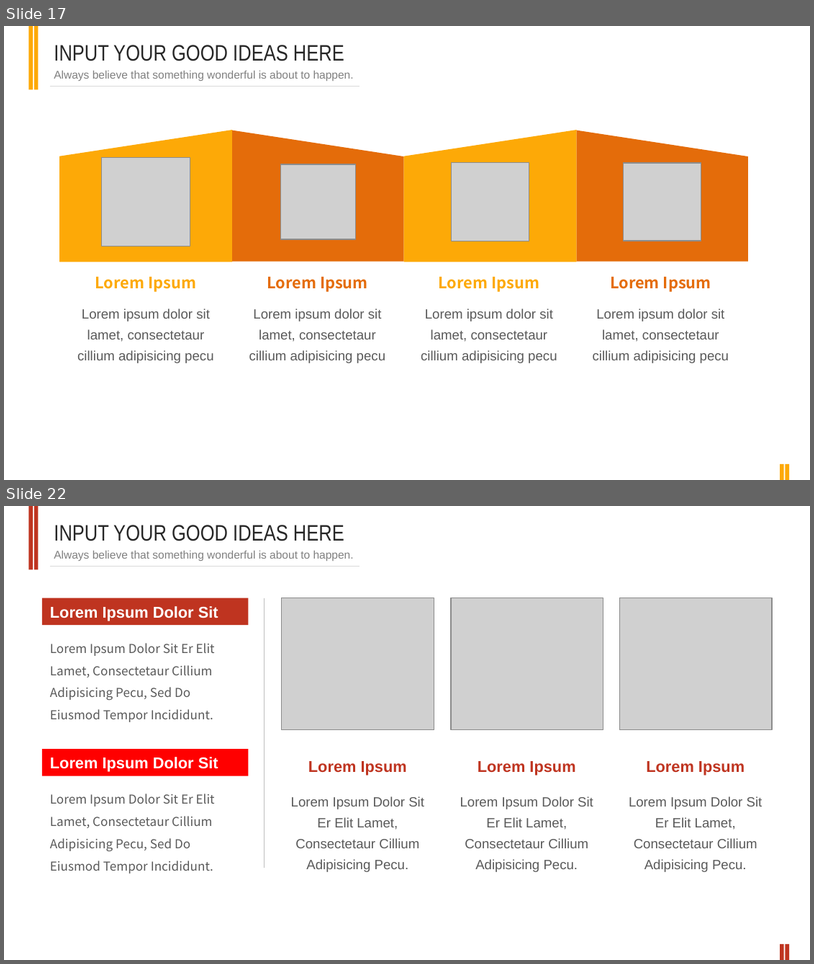
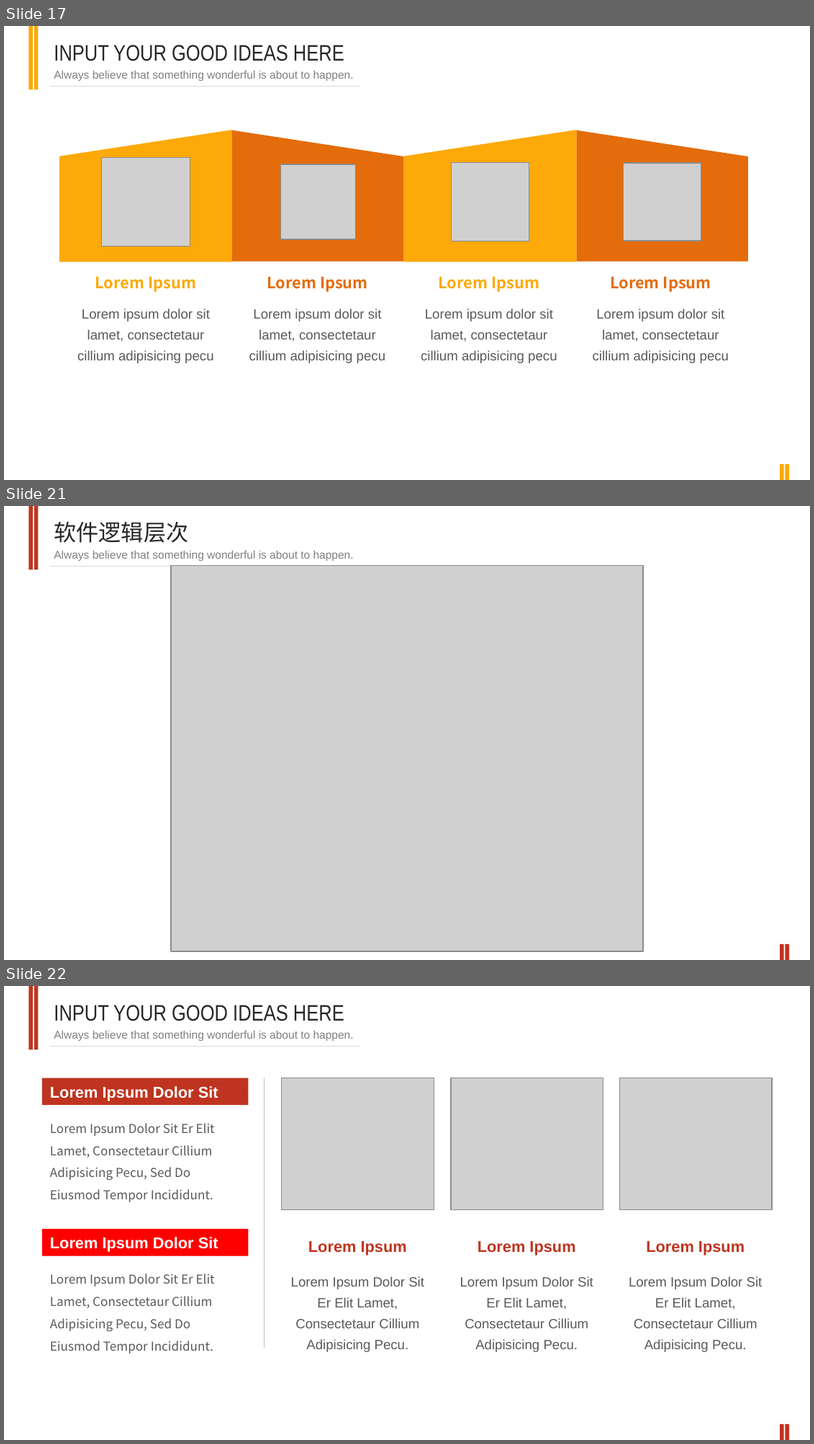
Before and after one commit to LiuWenJia-ops/LLY, a slide deck: presentation_material/开题模板.pptx. Shown one above the other, each under a label of ours: slides 17 and 22 before the commit, slides 17, 21 and 22 after it; the slides between them are not shown. The pictures are 814x964 and 814x1444 pixels, drawn with LibreOffice and Linux fonts; fonts in the diff are those of the drawing; grey boxes stand for pictures. Boxes give left, top, right and bottom in pixels: in the first picture for what was removed or moved away, otherwise in the second. Text is boxed around its words. In the diff, an @@ line names an element or a change of style, - is before the commit and + after.

```diff
--- a/presentation_material/开题模板.pptx
+++ b/presentation_material/开题模板.pptx
@@ slide 21 added at (4,506,810,960), background #FFFFFF; not listed: 5 template elements that a slide beside it also shows @@
@@ text added at (54,522,188,543), 20 pt, text #262626 @@
+软件逻辑层次
@@ text added at (54,551,354,561), 10 pt, text #808080 @@
+Always believe that something wonderful is about to happen.
@@ picture added at (171,566,643,951) @@
```
Also in this commit, not shown: 2 slides changed, 1 other slide added, 2 slides removed, 1 other file.
